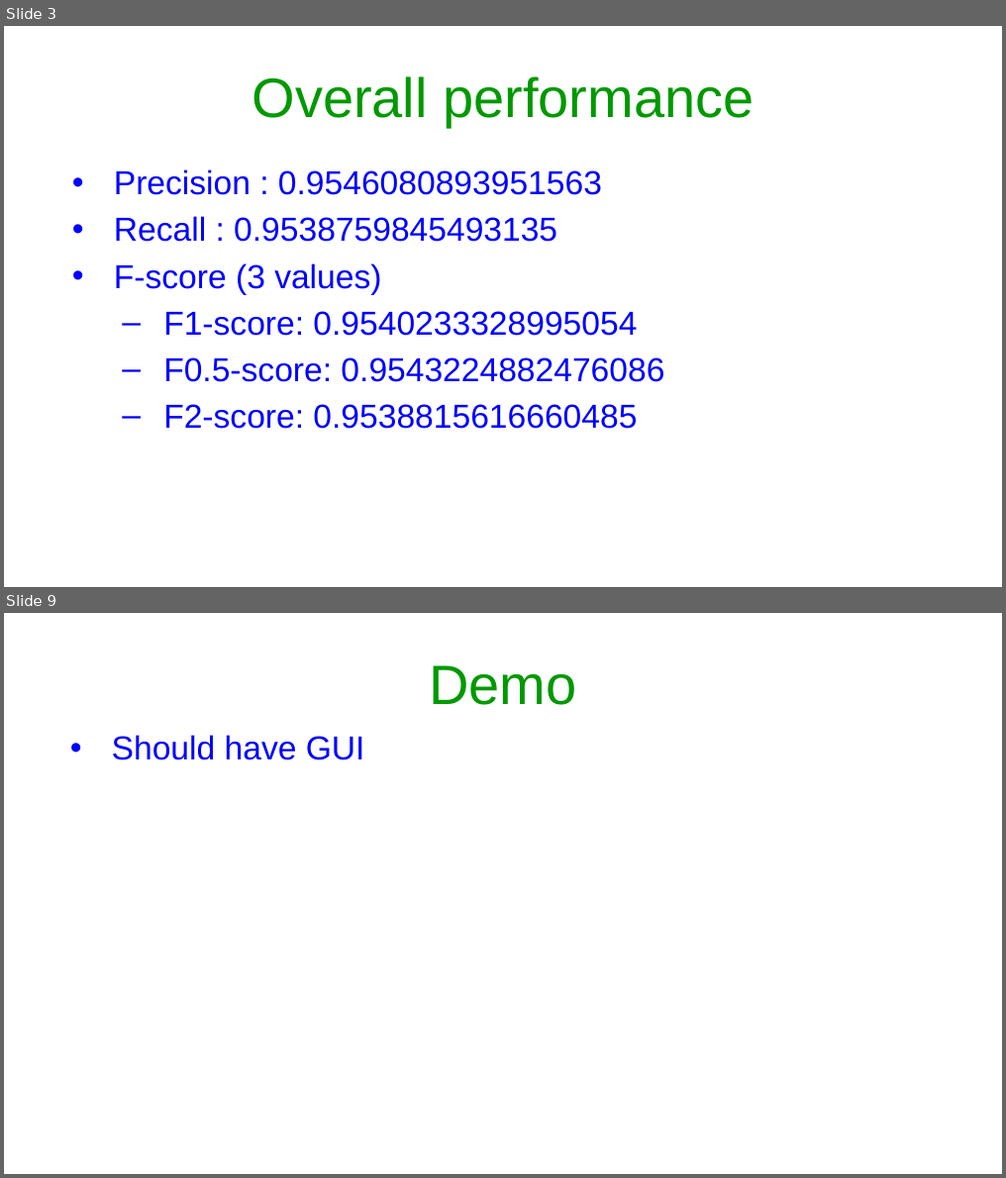
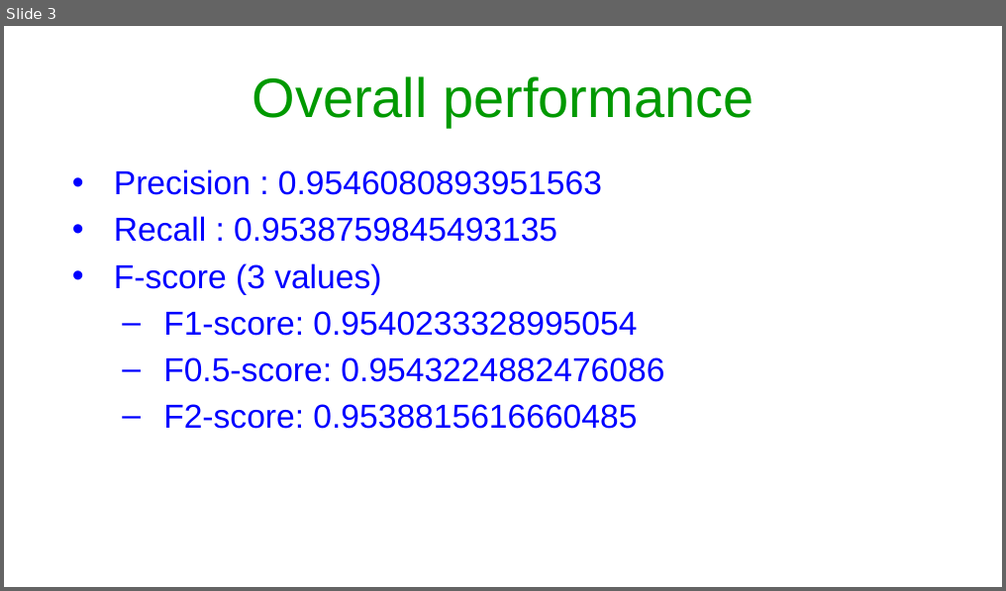
Before and after one commit to Arshim28/POS-Tagger, a slide deck: Assignment 2-PoS tagging.pptx. Shown one above the other, each under a label of ours: slides 3 and 9 before the commit, slide 3 after it; the slides between them are not shown. The pictures are 1006x1178 and 1006x591 pixels, drawn with LibreOffice and Linux fonts; fonts in the diff are those of the drawing. Boxes give left, top, right and bottom in pixels: in the first picture for what was removed or moved away, otherwise in the second. Text is boxed around its words. In the diff, an @@ line names an element or a change of style, - is before the commit and + after.

```diff
--- a/Assignment 2-PoS tagging.pptx
+++ b/Assignment 2-PoS tagging.pptx
@@ slide 9 removed at bbox=[4, 613, 1002, 1174], background #FFFFFF @@
@@ title removed at bbox=[429, 665, 576, 705] @@
-Demo
@@ text removed at bbox=[112, 735, 365, 761] @@
-• Should have GUI
```
Also in this commit, not shown: 6 slides changed, 2 slides added, 1 other slide removed.
